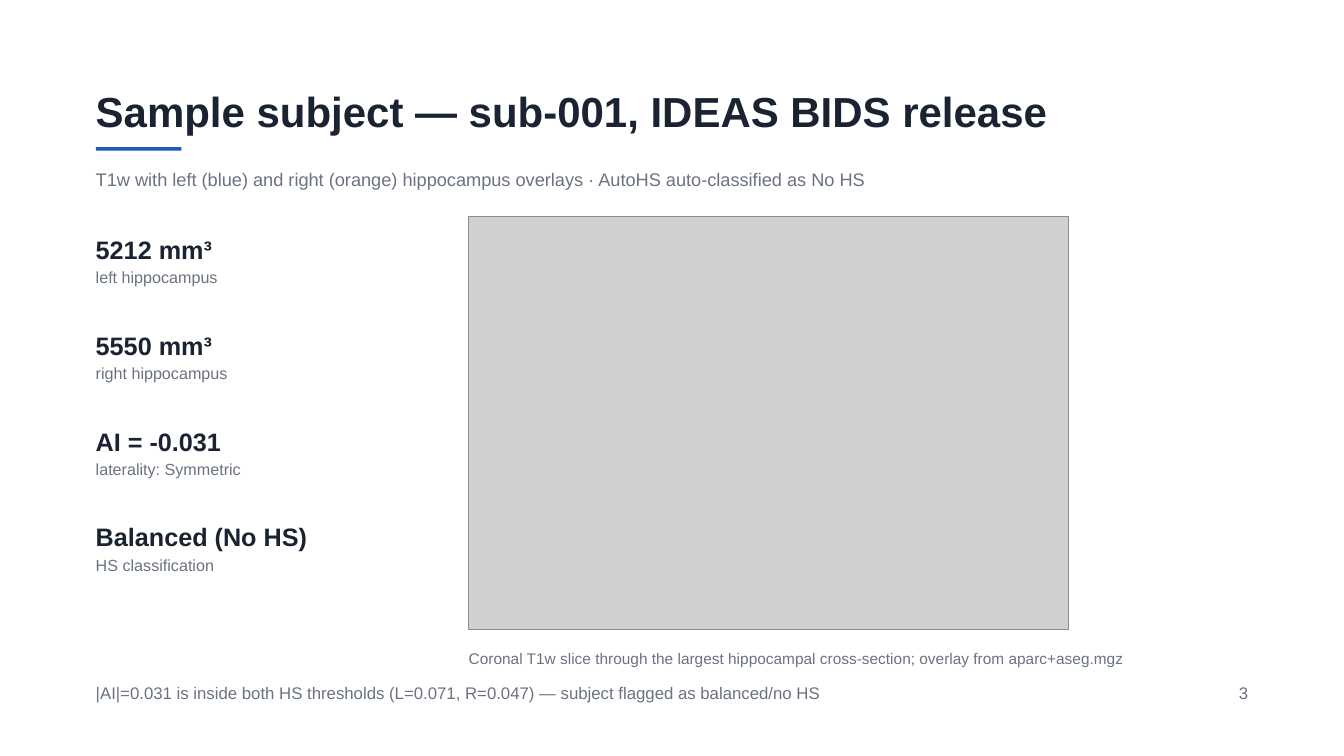
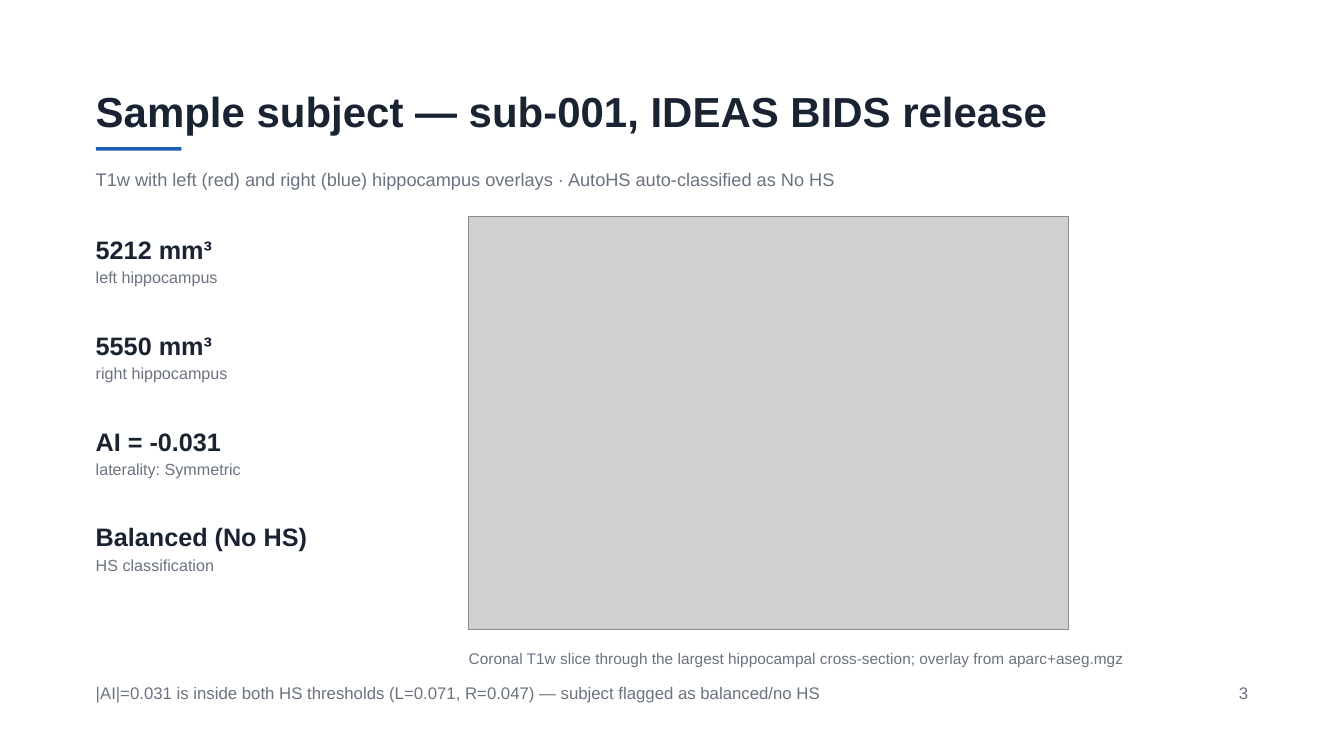
Before and after one commit to phindagijimana/dkt_connectome, a slide deck: slide 3 of dwi_pipeline/docs/presentations/preview/AutoHS/AutoHS.pptx. Drawn at 1344x756 pixels with LibreOffice and Linux fonts; fonts in the diff are those of the drawing; grey boxes stand for pictures. Boxes give left, top, right and bottom in pixels: in the first picture for what was removed or moved away, otherwise in the second. Text is boxed around its words. In the diff, an @@ line names an element or a change of style, - is before the commit and + after.

```diff
--- a/dwi_pipeline/docs/presentations/preview/AutoHS/AutoHS.pptx
+++ b/dwi_pipeline/docs/presentations/preview/AutoHS/AutoHS.pptx
@@ text at [96, 173, 834, 190]: text changed @@
-T1w with left (blue) and right (orange) hippocampus overlays · AutoHS auto-classified as No HS
+T1w with left (red) and right (blue) hippocampus overlays · AutoHS auto-classified as No HS
```
Also in this commit, not shown: 1 other file.
